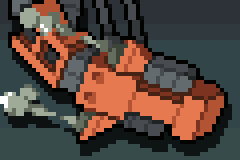
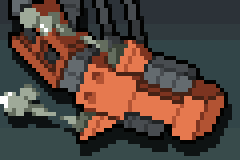
The second 240 × 160 image is a revision of the first. Changes to its layers:
painted on "Layer #1" over [12, 0, 88, 88]
